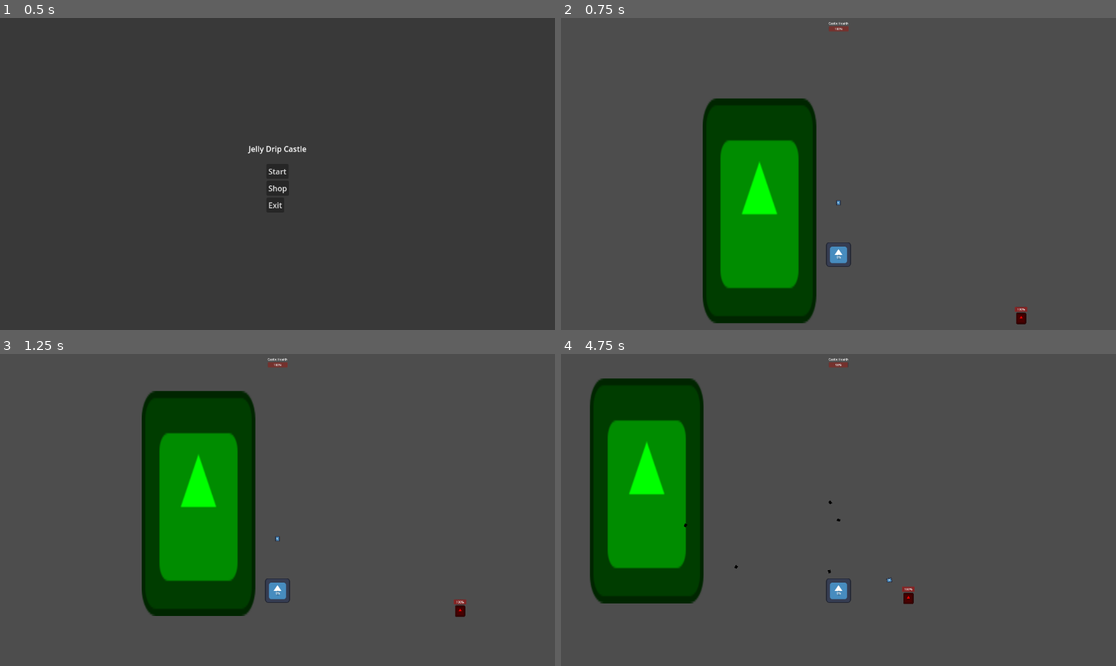
Above: before the commit, frames 1-4 (two rows, left to right).
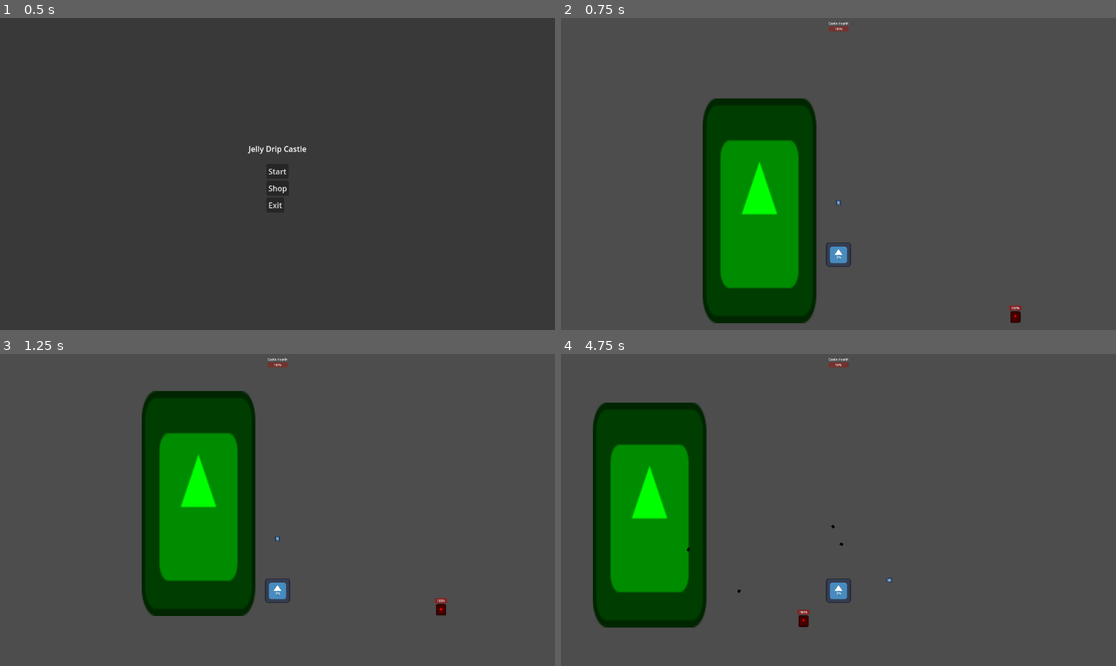
Above: after the commit, the same moments.

Repository: ironcutterstudios/jellydripcastle
Game: Godot game, scene res://scenes/Main Scene/main.tscn
Two runs of this game, one before a commit and one after it. Both use one fixed random seed, a clock stepped at 60 frames per second and the inputs below. The engine's default icon, where the game draws it, is replaced by a stand-in: a white triangle on a blue panel in a dark square.
Inputs (mouse positions are in pixels of both pictures, inside the frame that each line leads up to):
- Up to frame 1 (0.5 s): no input
- Up to frame 2 (0.75 s): click "Start" at 0.5 s
- Up to frame 3 (1.25 s): no input
- Up to frame 4 (4.75 s): move the mouse to (960, 494) at 1.27 s; press the mouse at (960, 494) at 1.28 s; hold D (move_right) 1.28-2.78 s; tap Space (jump) at 1.52, 2.27, 3.77, 4.52 s; move the mouse to (727, 525) at 2.02 s; release the mouse at (727, 525) at 2.03 s; click (727, 525) at 2.1 s; move the mouse to (894, 441) at 2.77 s; press the mouse at (894, 441) at 2.78 s; hold A (move_left) 2.78-3.53 s; move the mouse to (810, 572) at 3.52 s; release the mouse at (810, 572) at 3.53 s; hold D (move_right) from 3.53 s (still down); click (810, 572) at 3.6 s; move the mouse to (1005, 556) at 4.27 s; press the mouse at (1005, 556) at 4.28 s

Frame 1 is identical in both runs. In frame 2, 0.1% of the frame differs, in the area x 80-84%, y 92-99%; in frame 3, 0.2%; in frame 4, 7.6%, in the area x 5-64%, y 7-88%.
Error before the commit: Invalid assignment of property or key 'value' with value of type 'int' on a base object of type 'Nil'. (res://components/Jelly)

Commit message:
Create enemy state manager, castle attack range component, enemy attack component, and enemy movement component

Diff:
--- /dev/null
+++ b/jellydripcastle/State Managers/Enemy State Manager/enemy_state_manager.gd
@@ -0,0 +1,32 @@
+class_name EnemyStateManager
+extends Node
+
+## Signal to attack component to begin attacking
+signal begin_attacking
+
+## Signal to stop attacking when out of range
+signal stop_attacking
+
+enum states {ATTACKING, MOVING}
+## Current enemy state
+@export var current_state : states = states.MOVING
+
+## Enemy attack component to damage castl
+@export var attack_component : EnemyAttackComponent
+
+func _ready() -> void:
+	begin_attacking.connect(attack_component.start_attack)
+	stop_attacking.connect(attack_component.stop_attack)
+
+func change_state(new_state : states):
+	current_state = new_state
+
+## In range of castle
+func in_range():
+	change_state(states.ATTACKING)
+	emit_signal("begin_attacking")
+
+## Out of range of castle
+func out_of_range():
+	change_state(states.MOVING)
+	emit_signal("stop_attacking")
--- /dev/null
+++ b/jellydripcastle/State Managers/Enemy State Manager/enemy_state_manager.tscn
@@ -0,0 +1,6 @@
+[gd_scene load_steps=2 format=3 uid="uid://bktcs85cjgfmk"]
+
+[ext_resource type="Script" path="res://State Managers/Enemy State Manager/enemy_state_manager.gd" id="1_g5jdo"]
+
+[node name="Enemy State Manager" type="Node"]
+script = ExtResource("1_g5jdo")
--- /dev/null
+++ b/jellydripcastle/components/Castle Attack Range Component/castle_attack_range_component.gd
@@ -0,0 +1,21 @@
+class_name CastleAttackRangeComponent
+extends Node
+
+## Signal enemy has entered attackable range
+signal flag_attackable
+## Signal enemy has left attackable range
+signal unflag_attackable
+
+func _on_attackable_area_body_entered(body: Node2D) -> void:
+	if body.is_in_group("enemy") && !flag_attackable.is_connected(body.get_node("Enemy State Manager").in_range):
+		flag_attackable.connect(body.get_node("Enemy State Manager").in_range)
+		emit_signal("flag_attackable")
+	else:
+		emit_signal("flag_attackable")
+
+func _on_attackable_area_body_exited(body: Node2D) -> void:
+	if body.is_in_group("enemy") && !unflag_attackable.is_connected(body.get_node("Enemy State Manager").out_of_range):
+		unflag_attackable.connect(body.get_node("Enemy State Manager").out_of_range)
+		emit_signal("unflag_attackable")
+	else:
+		emit_signal("unflag_attackable")
--- /dev/null
+++ b/jellydripcastle/components/Castle Attack Range Component/castle_attack_range_component.tscn
@@ -0,0 +1,6 @@
+[gd_scene load_steps=2 format=3 uid="uid://bwb2h1fi3cpv5"]
+
+[ext_resource type="Script" path="res://components/Castle Attack Range Component/castle_attack_range_component.gd" id="1_p230m"]
+
+[node name="CastleAttackRangeComponent" type="Node"]
+script = ExtResource("1_p230m")
--- /dev/null
+++ b/jellydripcastle/components/Enemy Attack Component/enemy_attack_component.gd
@@ -0,0 +1,43 @@
+class_name EnemyAttackComponent
+extends Node
+
+## Signal to tell castle to take damage
+signal damage_castle
+
+## State manager to determine if dealing damage or not
+@export var state_manager : EnemyStateManager
+
+## Timer for attack cooldown
+@export var attack_timer : Timer
+
+## Cooldown on attacks
+@export var cooldown_rate : float = 2.0
+
+## Cooldown boolean
+var on_cooldown : bool = false
+
+## Damage dealt by an enemy attack
+@export var DAMAGE : float = 10.0
+
+var castle_health_component : CastleHealthComponent
+
+func _ready() -> void:
+	castle_health_component = get_tree().get_first_node_in_group("castle").get_node("CastleHealthComponent")
+	damage_castle.connect(castle_health_component.take_damage)
+	if state_manager.current_state == state_manager.states.ATTACKING && !on_cooldown:
+		attack()
+
+func attack():
+	get_parent().position.x += 300
+	emit_signal("damage_castle", DAMAGE)
+
+func start_attack():
+	attack_timer.start(cooldown_rate)
+	print("start to attack")
+
+func stop_attack():
+	attack_timer.stop()
+	print("stop the attack")
+
+func _on_cooldown_rate_timeout() -> void:
+	attack()
--- /dev/null
+++ b/jellydripcastle/components/Enemy Attack Component/enemy_attack_component.tscn
@@ -0,0 +1,6 @@
+[gd_scene load_steps=2 format=3 uid="uid://6nnipd8kaf6k"]
+
+[ext_resource type="Script" path="res://components/Enemy Attack Component/enemy_attack_component.gd" id="1_hrpv4"]
+
+[node name="EnemyAttackComponent" type="Node"]
+script = ExtResource("1_hrpv4")
--- /dev/null
+++ b/jellydripcastle/components/Enemy Movement Component/enemy_movement_component.gd
@@ -0,0 +1,22 @@
+class_name EnemyMovementComponent
+extends Node
+
+## Speed of enemy
+@export var SPEED : int = 150
+
+## Body of the enemy
+@export var body : CharacterBody2D
+
+## State Manager
+@export var state_manager : EnemyStateManager
+
+var castle : Area2D
+
+func _ready() -> void:
+	castle = get_tree().get_first_node_in_group("castle")
+
+func _physics_process(_delta: float) -> void:
+	if state_manager.current_state == state_manager.states.MOVING:
+		var direction = body.global_position.direction_to(castle.global_position)
+		body.velocity.x = SPEED * direction.x
+		body.move_and_slide()
--- /dev/null
+++ b/jellydripcastle/components/Enemy Movement Component/enemy_movement_component.tscn
@@ -0,0 +1,6 @@
+[gd_scene load_steps=2 format=3 uid="uid://cpdoj7ke3msge"]
+
+[ext_resource type="Script" path="res://components/Enemy Movement Component/enemy_movement_component.gd" id="1_2vst6"]
+
+[node name="EnemyMovementComponent" type="Node"]
+script = ExtResource("1_2vst6")
--- a/jellydripcastle/components/Jelly Storage Component/jelly_storage_component.tscn
+++ b/jellydripcastle/components/Jelly Storage Component/jelly_storage_component.tscn
@@ -2,7 +2,7 @@
 
 [ext_resource type="Script" path="res://components/Jelly Storage Component/jelly_storage_component.gd" id="1_urry6"]
 
-[node name="JellyStorageComponent" type="Control"]
+[node name="JellyStorageComponent" type="Control" node_paths=PackedStringArray("jelly_storage")]
 layout_mode = 3
 anchors_preset = 15
 anchor_right = 1.0
@@ -11,6 +11,7 @@
 grow_vertical = 2
 script = ExtResource("1_urry6")
 max_jelly = 10
+jelly_storage = NodePath("Jelly Storage")
 
 [node name="Jelly Storage" type="ProgressBar" parent="."]
 layout_mode = 0
--- a/jellydripcastle/entities/castle/castle.tscn
+++ b/jellydripcastle/entities/castle/castle.tscn
@@ -1,12 +1,16 @@
-[gd_scene load_steps=4 format=3 uid="uid://dpe22akum3is1"]
+[gd_scene load_steps=6 format=3 uid="uid://dpe22akum3is1"]
 
 [ext_resource type="Texture2D" uid="uid://c7mmwgy6bxxr2" path="res://icon.svg" id="1_t32b6"]
 [ext_resource type="PackedScene" uid="uid://ddd8rwmi8pls3" path="res://components/Castle Health Component/castle_health_component.tscn" id="2_4oyaa"]
+[ext_resource type="PackedScene" uid="uid://bwb2h1fi3cpv5" path="res://components/Castle Attack Range Component/castle_attack_range_component.tscn" id="3_fyjm4"]
 
 [sub_resource type="RectangleShape2D" id="RectangleShape2D_so5aw"]
 size = Vector2(612, 1198)
 
-[node name="Castle" type="Area2D"]
+[sub_resource type="RectangleShape2D" id="RectangleShape2D_iy02i"]
+size = Vector2(324, 1198)
+
+[node name="Castle" type="Area2D" groups=["castle"]]
 
 [node name="Sprite2D" type="Sprite2D" parent="."]
 modulate = Color(0, 1, 0, 1)
@@ -24,4 +28,14 @@
 [node name="Damage Tick Timer" type="Timer" parent="."]
 autostart = true
 
+[node name="Attackable Area" type="Area2D" parent="."]
+
+[node name="CollisionShape2D" type="CollisionShape2D" parent="Attackable Area"]
+position = Vector2(471, 0)
+shape = SubResource("RectangleShape2D_iy02i")
+
+[node name="CastleAttackRangeComponent" parent="." instance=ExtResource("3_fyjm4")]
+
 [connection signal="timeout" from="Damage Tick Timer" to="CastleHealthComponent" method="_on_damage_tick_timer_timeout"]
+[connection signal="body_entered" from="Attackable Area" to="CastleAttackRangeComponent" method="_on_attackable_area_body_entered"]
+[connection signal="body_exited" from="Attackable Area" to="CastleAttackRangeComponent" method="_on_attackable_area_body_exited"]
--- a/jellydripcastle/entities/enemies/walking enemy/walking_enemy.tscn
+++ b/jellydripcastle/entities/enemies/walking enemy/walking_enemy.tscn
@@ -1,7 +1,10 @@
-[gd_scene load_steps=6 format=3 uid="uid://b6bg6wxoln6r5"]
+[gd_scene load_steps=9 format=3 uid="uid://b6bg6wxoln6r5"]
 
 [ext_resource type="Texture2D" uid="uid://c7mmwgy6bxxr2" path="res://icon.svg" id="1_x1v3n"]
 [ext_resource type="PackedScene" uid="uid://0w768jtn0w5y" path="res://components/Health Component/health_component.tscn" id="2_pfa7s"]
+[ext_resource type="PackedScene" uid="uid://cpdoj7ke3msge" path="res://components/Enemy Movement Component/enemy_movement_component.tscn" id="3_106e4"]
+[ext_resource type="PackedScene" uid="uid://bktcs85cjgfmk" path="res://State Managers/Enemy State Manager/enemy_state_manager.tscn" id="4_spjqr"]
+[ext_resource type="PackedScene" uid="uid://6nnipd8kaf6k" path="res://components/Enemy Attack Component/enemy_attack_component.tscn" id="5_06wj1"]
 
 [sub_resource type="RectangleShape2D" id="RectangleShape2D_xibc5"]
 size = Vector2(52, 60)
@@ -53,3 +56,20 @@
 layout_mode = 2
 theme_override_styles/fill = SubResource("StyleBoxTexture_vugke")
 value = 100.0
+
+[node name="EnemyMovementComponent" parent="." node_paths=PackedStringArray("body", "state_manager") instance=ExtResource("3_106e4")]
+body = NodePath("..")
+state_manager = NodePath("../Enemy State Manager")
+
+[node name="Enemy State Manager" parent="." node_paths=PackedStringArray("attack_component") instance=ExtResource("4_spjqr")]
+attack_component = NodePath("../EnemyAttackComponent")
+
+[node name="Cooldown Rate" type="Timer" parent="."]
+
+[node name="EnemyAttackComponent" parent="." node_paths=PackedStringArray("state_manager", "attack_timer") instance=ExtResource("5_06wj1")]
+state_manager = NodePath("../Enemy State Manager")
+attack_timer = NodePath("../Cooldown Rate")
+cooldown_rate = 2.0
+DAMAGE = 10.0
+
+[connection signal="timeout" from="Cooldown Rate" to="EnemyAttackComponent" method="_on_cooldown_rate_timeout"]
--- a/jellydripcastle/entities/player/player.tscn
+++ b/jellydripcastle/entities/player/player.tscn
@@ -8,9 +8,10 @@
 [sub_resource type="RectangleShape2D" id="RectangleShape2D_tx6gl"]
 size = Vector2(130, 128)
 
-[node name="Player" type="CharacterBody2D"]
+[node name="Player" type="CharacterBody2D" node_paths=PackedStringArray("jelly_component")]
 script = ExtResource("1_6g30s")
 BULLET = "res://entities/player/gun/bullet/bullet.tscn"
+jelly_component = NodePath("JellyStorageComponent")
 
 [node name="Player Sprite" type="Sprite2D" parent="."]
 texture = ExtResource("1_s3o1u")
--- a/jellydripcastle/project.godot
+++ b/jellydripcastle/project.godot
@@ -19,6 +19,7 @@
 
 ui=""
 enemy=""
+castle=""
 
 [input]
 
